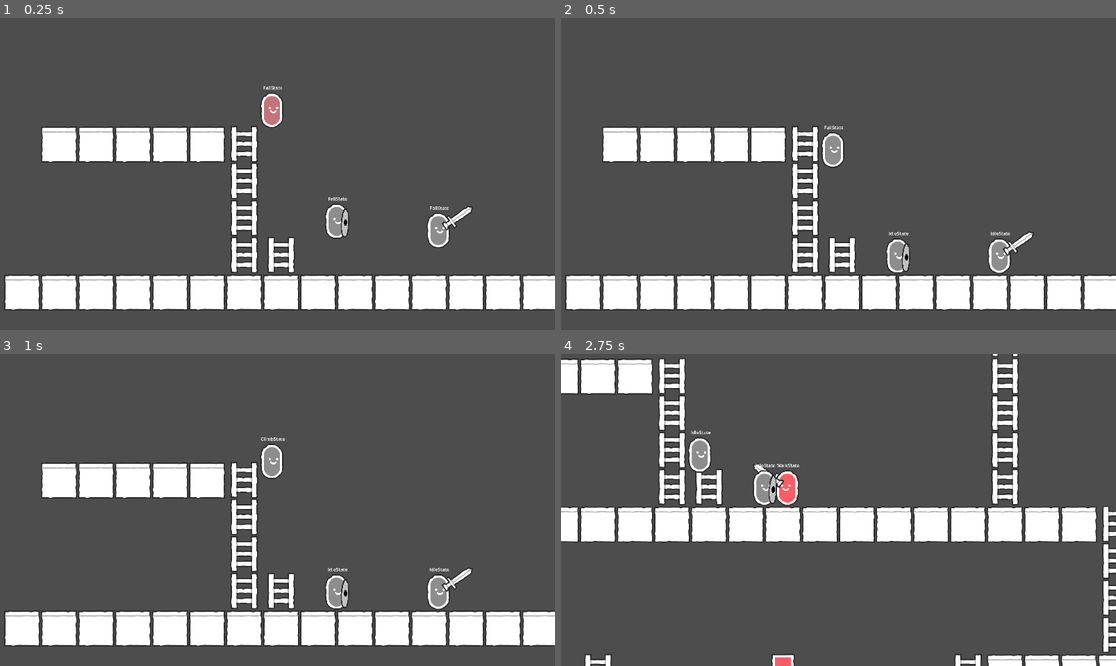
Above: before the commit, frames 1-4 (two rows, left to right).
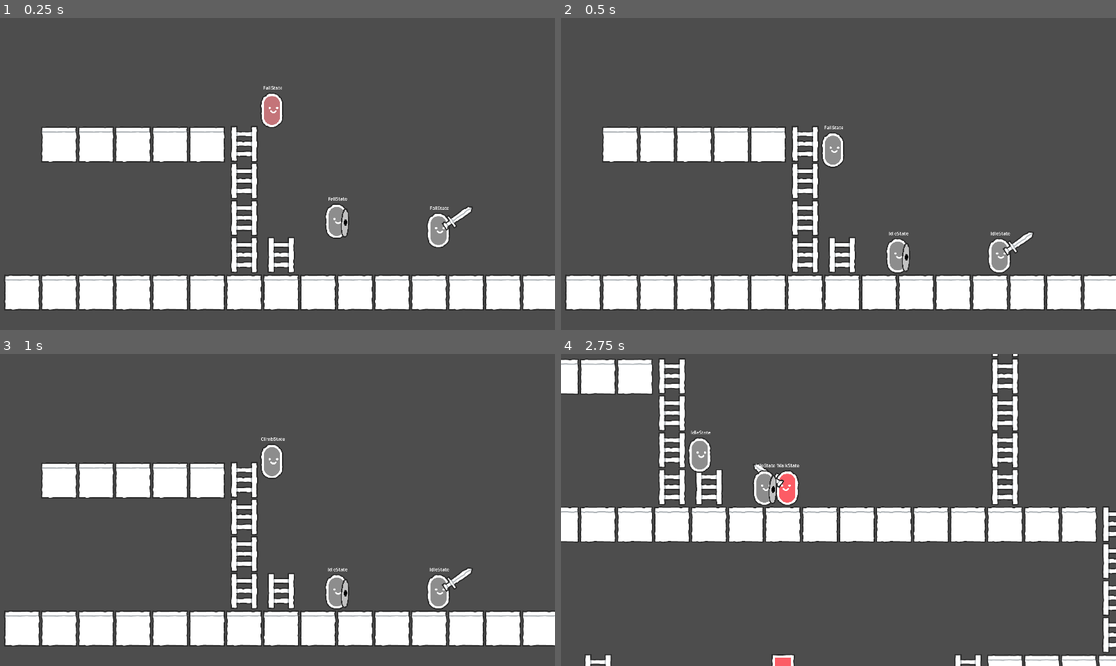
Above: after the commit, the same moments.

Repository: unoctanium/lv2d-1
Game: Godot game, scene res://world.tscn
Two runs of this game, one before a commit and one after it. Both use one fixed random seed, a clock stepped at 60 frames per second and the inputs below.
Inputs:
- Up to frame 1 (0.25 s): no input
- Up to frame 2 (0.5 s): no input
- Up to frame 3 (1 s): tap Enter (player_action_2) at 0.5 s; hold Up (player_up) from 0.53 s (still down); tap Space (player_action_1) at 0.6 s
- Up to frame 4 (2.75 s): tap Enter (player_action_2) at 1.35 s; tap Space (player_action_1) at 2 s; release Up (player_up) at 2.03 s; hold Left (player_left) from 2.03 s (still down); hold Tab (player_select_next) from 2.03 s (still down)

Frame 1 is identical in both runs. In frame 2, less than 0.1% of the frame differs, in the area x 58-85%, y 68-82%; in frame 3, less than 0.1%; in frame 4, 0.7%, in the area x 0-100%, y 0-100%.

Commit message:
transferred

Diff:
--- a/character_manager/character_manager.gd
+++ b/character_manager/character_manager.gd
@@ -66,9 +66,12 @@
 	_character = spawn_character(scene_jumper, spawn_jumper, 0)
 	_character.can_jump = true
 	_character.can_dash = true
-	_character.set_collision_layer_value(1, true)
-	_character.set_collision_layer_value(2, false)
-	_character.set_collision_layer_value(3, false)
+	#_character.set_collision_layer_value(1, true)
+	#_character.set_collision_layer_value(2, false)
+	#_character.set_collision_layer_value(3, false)
+	_character.set_collision_mask_value(16, true) # detect climbable walls
+	_character.set_collision_mask_value(17, true) # detect ropes
+
 
 	_character = spawn_character(scene_fighter, spawn_fighter, 1)
 	_character.can_hit = true
@@ -76,9 +79,9 @@
 	_character.weapon_manger.has_hit = true
 	_character.weapon_manger.has_shoot = true
 	_character.weapon_manger.mount_hit()
-	_character.set_collision_layer_value(1, false)
-	_character.set_collision_layer_value(2, true)
-	_character.set_collision_layer_value(3, false)
+	#_character.set_collision_layer_value(1, false)
+	#_character.set_collision_layer_value(2, true)
+	#_character.set_collision_layer_value(3, false)
 
 
 	_character = spawn_character(scene_tank, spawn_tank, 2)
@@ -87,10 +90,12 @@
 	_character.shield_manager.has_shield = true
 	_character.shield_manager.mount_shield(true)
 	_character.set_crawling(false)
-	_character.set_collision_layer_value(1, false)
-	_character.set_collision_layer_value(2, false)
-	_character.set_collision_layer_value(3, true)
-	_character.set_collision_mask_value(7, false)
+	#_character.set_collision_layer_value(1, false)
+	#_character.set_collision_layer_value(2, false)
+	#_character.set_collision_layer_value(3, true)
+	_character.set_collision_mask_value(23, false) # avoid detecting own top-shield
+	_character.set_collision_mask_value(16, true) # detect movable blocks
+
 
 
 
--- a/character_manager/characters/character_base.gd
+++ b/character_manager/characters/character_base.gd
@@ -62,6 +62,10 @@
 # Crawling Management
 @onready var _collision_standing = $CollisionStanding
 @onready var _collision_crawling = $CollisionCrawling
+@onready var _hitbox_standing = $HitboxStanding/CollisionShape2D
+@onready var _hitbox_crawling = $HitboxCrawling/CollisionShape2D
+@onready var _ceiling_check_area = $CeilingCheck
+
 
 #tilemap data
 #var tilemap: TileMapLayer
@@ -205,6 +209,10 @@
 	_collision_standing.visible = not crawling
 	_collision_crawling.disabled = not crawling
 	_collision_crawling.visible = crawling
+	_hitbox_standing.disabled = crawling
+	_hitbox_standing.visible = not crawling
+	_hitbox_crawling.disabled = not crawling
+	_hitbox_crawling.visible = crawling
 	shield_manager.mount_shield(not crawling)
 	#if character.has_animation("crawl"):
 	if crawling:
@@ -213,8 +221,10 @@
 		animated_sprite.play("idle")
 
 
-
-
+func can_stand() -> bool:
+	return _ceiling_check_area.get_overlapping_bodies().is_empty()
+
+"""
 func can_stand() -> bool:
 	var shape = RectangleShape2D.new()
 	shape.extents = Vector2(40, 128)  # Match your standing shape
@@ -228,7 +238,7 @@
 	var result = get_world_2d().direct_space_state.intersect_shape(params)
 	print(result)
 	return result.is_empty()
-
+"""
 
 func is_on_ladder() -> bool:
 	return ray_ladder_front.is_colliding()
@@ -285,3 +295,7 @@
 			shield_manager.face_direction(facing_direction)
 		if weapon_manger.has_hit or weapon_manger.has_shoot:
 			weapon_manger.face_direction(facing_direction)
+
+func take_damage(amount: int) -> void:
+	print("Player took damage: ", amount)
+	# Add health logic here
--- a/character_manager/characters/character_state_machine/crawl_state.gd
+++ b/character_manager/characters/character_state_machine/crawl_state.gd
@@ -15,6 +15,12 @@
 
 func physics_update(delta):
 
+		# Try to stand up if the player releases the crawl input
+	if character.input_action1 and allow_exit and character.can_stand():
+		character.input_action1 = false
+		character.state_machine.switch_state("IdleState")
+		return
+
 	if not character.input_action1:
 		allow_exit = true
 
@@ -24,12 +30,15 @@
 
 	elif not character.is_grounded():
 		character.state_machine.switch_state("FallState")
+		return
 
 	elif character.is_on_ladder() and character.input_dir.y != 0:
 		character.state_machine.switch_state("ClimbState")
+		return
 
 	elif character.is_on_ladder_top() and character.input_dir.y > 0:
 		character.state_machine.switch_state("ClimbState")
+		return
 
 	elif character.input_dir.x != 0:
 		character.velocity.x = character.input_dir.x * character.crawl_speed
@@ -38,7 +47,3 @@
 	else:
 		character.velocity.x = 0
 		character.velocity.y = 0
-
-	# Try to stand up if the player releases the crawl input
-	if character.input_action1 and allow_exit:# and character.can_stand():
-		character.state_machine.switch_state("IdleState")
--- a/character_manager/characters/character_template.tscn
+++ b/character_manager/characters/character_template.tscn
@@ -1,13 +1,16 @@
-[gd_scene load_steps=11 format=3 uid="uid://5kcfaq5d83ed"]
+[gd_scene load_steps=14 format=3 uid="uid://5kcfaq5d83ed"]
 
-[ext_resource type="Texture2D" uid="uid://b8b3ptuaygs13" path="res://sprites/spritesheet_retina.png" id="1_0q85a"]
+[ext_resource type="Texture2D" uid="uid://c3gqx5n8f122o" path="res://sprites/spritesheet_retina.png" id="1_0q85a"]
 [ext_resource type="Script" uid="uid://dtsxr0wa8jsaf" path="res://character_manager/characters/character_base.gd" id="1_eu50f"]
 [ext_resource type="PackedScene" uid="uid://boyv7f5mhv6a1" path="res://character_manager/characters/character_state_machine/character_state_machine.tscn" id="3_0kt0h"]
 [ext_resource type="PackedScene" uid="uid://c8pwesl0l4fdr" path="res://character_manager/characters/shield_manager.tscn" id="4_aqj72"]
 [ext_resource type="PackedScene" uid="uid://u4wq3o8q7abb" path="res://character_manager/characters/weapon_manager.tscn" id="4_isgfy"]
 
+[sub_resource type="RectangleShape2D" id="RectangleShape2D_1v3gq"]
+size = Vector2(80, 123)
+
 [sub_resource type="RectangleShape2D" id="RectangleShape2D_0kt0h"]
-size = Vector2(74, 122)
+size = Vector2(73, 80)
 
 [sub_resource type="AtlasTexture" id="AtlasTexture_isgfy"]
 atlas = ExtResource("1_0q85a")
@@ -37,24 +40,29 @@
 }]
 
 [sub_resource type="RectangleShape2D" id="RectangleShape2D_isgfy"]
-size = Vector2(74, 122)
+size = Vector2(78, 123)
+
+[sub_resource type="RectangleShape2D" id="RectangleShape2D_l1eee"]
+size = Vector2(77, 65)
+
+[sub_resource type="RectangleShape2D" id="RectangleShape2D_qyl5o"]
+size = Vector2(81, 123)
 
 [node name="CharacterTemplate" type="CharacterBody2D" groups=["player"]]
 z_index = 10
-collision_layer = 0
-collision_mask = 328
+collision_mask = 4200452
 script = ExtResource("1_eu50f")
-metadata/_edit_lock_ = true
 
 [node name="CollisionStanding" type="CollisionShape2D" parent="."]
 position = Vector2(0, -65)
-shape = SubResource("RectangleShape2D_0kt0h")
+shape = SubResource("RectangleShape2D_1v3gq")
 metadata/_edit_lock_ = true
 
 [node name="CollisionCrawling" type="CollisionShape2D" parent="."]
 position = Vector2(0, -40)
 rotation = 1.5708
 shape = SubResource("RectangleShape2D_0kt0h")
+metadata/_edit_lock_ = true
 
 [node name="AnimatedSprite2D" type="AnimatedSprite2D" parent="."]
 position = Vector2(0, -64)
@@ -63,6 +71,7 @@
 metadata/_edit_lock_ = true
 
 [node name="CharacterStateMachine" parent="." instance=ExtResource("3_0kt0h")]
+metadata/_edit_lock_ = true
 
 [node name="Label" type="Label" parent="."]
 offset_left = -40.0
@@ -72,29 +81,53 @@
 text = "Label"
 horizontal_alignment = 1
 vertical_alignment = 1
+metadata/_edit_lock_ = true
 
 [node name="DownCast" type="RayCast2D" parent="."]
 position = Vector2(0, -24)
 target_position = Vector2(0, 23)
-collision_mask = 16
+collision_mask = 8
 hit_from_inside = true
+metadata/_edit_lock_ = true
 
 [node name="FrontCast" type="RayCast2D" parent="."]
 position = Vector2(-40, -64)
 target_position = Vector2(80, 0)
-collision_mask = 16
+collision_mask = 8
 hit_from_inside = true
+metadata/_edit_lock_ = true
 
 [node name="WeaponManager" parent="." instance=ExtResource("4_isgfy")]
+position = Vector2(0, -64)
 metadata/_edit_lock_ = true
 
 [node name="ShieldManager" parent="." instance=ExtResource("4_aqj72")]
 metadata/_edit_lock_ = true
 
-[node name="HitboxStanding" type="Area2D" parent="."]
-collision_layer = 2048
-collision_mask = 512
+[node name="HitboxStanding" type="Area2D" parent="." groups=["player"]]
+collision_layer = 16
+collision_mask = 2080
 
 [node name="CollisionShape2D" type="CollisionShape2D" parent="HitboxStanding" groups=["player"]]
-position = Vector2(0, -65)
+position = Vector2(0, -65.5)
 shape = SubResource("RectangleShape2D_isgfy")
+
+[node name="HitboxCrawling" type="Area2D" parent="." groups=["player"]]
+collision_layer = 16
+collision_mask = 2080
+metadata/_edit_lock_ = true
+
+[node name="CollisionShape2D" type="CollisionShape2D" parent="HitboxCrawling" groups=["player"]]
+position = Vector2(-0.5, -38.5)
+shape = SubResource("RectangleShape2D_l1eee")
+metadata/_edit_lock_ = true
+
+[node name="CeilingCheck" type="Area2D" parent="."]
+collision_layer = 0
+collision_mask = 4
+metadata/_edit_lock_ = true
+
+[node name="CollisionShape2D" type="CollisionShape2D" parent="CeilingCheck" groups=["player"]]
+position = Vector2(0, -65.5)
+shape = SubResource("RectangleShape2D_qyl5o")
+metadata/_edit_lock_ = true
--- a/character_manager/characters/shield_manager.tscn
+++ b/character_manager/characters/shield_manager.tscn
@@ -1,10 +1,10 @@
 [gd_scene load_steps=9 format=3 uid="uid://c8pwesl0l4fdr"]
 
 [ext_resource type="Script" uid="uid://cyqucf56djyo0" path="res://character_manager/characters/shield_manager.gd" id="1_lwfm6"]
-[ext_resource type="Texture2D" uid="uid://b8b3ptuaygs13" path="res://sprites/spritesheet_retina.png" id="2_78qe8"]
+[ext_resource type="Texture2D" uid="uid://c3gqx5n8f122o" path="res://sprites/spritesheet_retina.png" id="2_78qe8"]
 
 [sub_resource type="RectangleShape2D" id="RectangleShape2D_aqj72"]
-size = Vector2(20, 122)
+size = Vector2(22, 122)
 
 [sub_resource type="AtlasTexture" id="AtlasTexture_isgfy"]
 atlas = ExtResource("2_78qe8")
@@ -43,11 +43,11 @@
 script = ExtResource("1_lwfm6")
 
 [node name="FrontShield" type="StaticBody2D" parent="."]
-collision_layer = 32
-collision_mask = 768
+collision_layer = 512
+collision_mask = 34
 
 [node name="CollisionShape2D" type="CollisionShape2D" parent="FrontShield"]
-position = Vector2(32, -65)
+position = Vector2(33, -65)
 shape = SubResource("RectangleShape2D_aqj72")
 
 [node name="AnimatedSprite2D" type="AnimatedSprite2D" parent="FrontShield"]
@@ -56,8 +56,8 @@
 offset = Vector2(-16, 0)
 
 [node name="GlideShield" type="StaticBody2D" parent="."]
-collision_layer = 64
-collision_mask = 771
+collision_layer = 4194816
+collision_mask = 33
 
 [node name="CollisionShape2D" type="CollisionShape2D" parent="GlideShield"]
 position = Vector2(0, -130)
--- a/character_manager/characters/weapon_manager.gd
+++ b/character_manager/characters/weapon_manager.gd
@@ -8,8 +8,6 @@
 
 @export var hit_top_deg = 55 # -90 + 55 = -35
 @export var hit_btm_deg = 145
-
-
 
 var _is_mounted_hit = false
 var _hit_ready = true
@@ -93,6 +91,7 @@
 		offset.x = offset.x * horizontal_dir
 		arrow.global_position = global_position + offset
 		arrow.direction = Vector2.LEFT if horizontal_dir < 0 else Vector2.RIGHT
+		arrow.source = "player"
 		get_tree().current_scene.add_child(arrow)
 
 func hit_sword(horizontal_dir: int): # 1 for right, -1 left
@@ -116,10 +115,10 @@
 	tween.tween_callback(_on_sword_swing_complete)
 
 func _on_weapon_hit_area_entered(area: Area2D) -> void:
-	print("hit")
 	if area.is_in_group("enemy"):
-		print("Enemy hit!")
-		# Optional: area.get_parent().take_damage()
+		if area.get_parent().has_method("take_damage"):
+			area.get_parent().take_damage(10)
+		#print("Enemy hit!")
 
 func _on_sword_swing_complete() -> void:
 	#weapon_hit.visible = false
--- a/character_manager/characters/weapon_manager.tscn
+++ b/character_manager/characters/weapon_manager.tscn
@@ -38,13 +38,12 @@
 }]
 
 [node name="WeaponManager" type="Node2D"]
-position = Vector2(0, -64)
 script = ExtResource("1_shgbi")
 arrow_scene = ExtResource("2_8dm8v")
 
 [node name="WeaponHit" type="Area2D" parent="."]
-collision_layer = 1024
-collision_mask = 256
+collision_layer = 64
+collision_mask = 128
 
 [node name="AnimatedSprite2D" type="AnimatedSprite2D" parent="WeaponHit"]
 position = Vector2(86, 0)
--- a/enemy_manager/enemies/enemy_base.gd
+++ b/enemy_manager/enemies/enemy_base.gd
@@ -1,11 +1,7 @@
 extends CharacterBody2D
 class_name EnemyBase
 
-# Called when the node enters the scene tree for the first time.
-func _ready() -> void:
-	pass # Replace with function body.
 
 
-# Called every frame. 'delta' is the elapsed time since the previous frame.
-func _process(delta: float) -> void:
-	pass
+func take_damage(amount: int):
+	print("Enemy took %d damage" % amount)
--- a/enemy_manager/enemies/enemy_template.tscn
+++ b/enemy_manager/enemies/enemy_template.tscn
@@ -1,7 +1,9 @@
-[gd_scene load_steps=7 format=3 uid="uid://clc7q5oao6ps"]
+[gd_scene load_steps=9 format=3 uid="uid://clc7q5oao6ps"]
 
 [ext_resource type="Script" uid="uid://4waqbcobuv4w" path="res://enemy_manager/enemies/enemy_base.gd" id="1_etlf2"]
-[ext_resource type="Texture2D" uid="uid://b8b3ptuaygs13" path="res://sprites/spritesheet_retina.png" id="2_j6h0d"]
+[ext_resource type="Texture2D" uid="uid://c3gqx5n8f122o" path="res://sprites/spritesheet_retina.png" id="2_j6h0d"]
+[ext_resource type="Script" uid="uid://vr3e1nhkwgri" path="res://enemy_manager/enemies/enemy_weapon_manager.gd" id="3_riobi"]
+[ext_resource type="PackedScene" uid="uid://bsmqt4uflx50g" path="res://projectile_manager/projectiles/projectile_arrow.tscn" id="4_in1ad"]
 
 [sub_resource type="RectangleShape2D" id="RectangleShape2D_riobi"]
 size = Vector2(80, 128)
@@ -25,8 +27,8 @@
 size = Vector2(80, 128)
 
 [node name="EnemyTemplate" type="CharacterBody2D" groups=["enemy"]]
-collision_layer = 256
-collision_mask = 104
+collision_layer = 2
+collision_mask = 516
 script = ExtResource("1_etlf2")
 
 [node name="CollisionShape2D" type="CollisionShape2D" parent="."]
@@ -36,10 +38,16 @@
 sprite_frames = SubResource("SpriteFrames_6db5k")
 metadata/_edit_lock_ = true
 
-[node name="HurtBox" type="Area2D" parent="."]
-collision_layer = 256
-collision_mask = 1152
+[node name="HurtBox" type="Area2D" parent="." groups=["enemy"]]
+collision_layer = 128
+collision_mask = 1088
 metadata/_edit_lock_ = true
 
 [node name="CollisionShape2D" type="CollisionShape2D" parent="HurtBox"]
 shape = SubResource("RectangleShape2D_j6h0d")
+
+[node name="EnemyWeaponManager" type="Node2D" parent="."]
+script = ExtResource("3_riobi")
+arrow_scene = ExtResource("4_in1ad")
+
+[node name="EnemyArrowTurret" type="Node2D" parent="EnemyWeaponManager"]
--- /dev/null
+++ b/enemy_manager/enemies/enemy_weapon_manager.gd
@@ -0,0 +1,30 @@
+extends Node2D
+class_name EnemyWeaponManager
+
+# weapon manager needs to be attached to CharacterBody2D player scene to be able to use weapons
+
+@export var has_shoot = true
+
+@export var arrow_scene: PackedScene
+@export var arrow_spawn_offset := Vector2(0,0) #Adjust if needed
+@export var shoot_interval := 5.0
+var shoot_timer := 0.0
+
+func _ready():
+	pass
+
+func _process(delta):
+	shoot_timer += delta
+	if shoot_timer >= shoot_interval:
+		shoot_timer = 0.0
+		shoot_arrow(1)
+
+func shoot_arrow(horizontal_dir: int): # 1 for right, -1 left
+	if arrow_scene and has_shoot:
+		var arrow = arrow_scene.instantiate()
+		var offset = Vector2(arrow_spawn_offset)
+		offset.x = offset.x * horizontal_dir
+		arrow.global_position = global_position + offset
+		arrow.direction = Vector2.LEFT if horizontal_dir < 0 else Vector2.RIGHT
+		arrow.source = "enemy"
+		get_tree().current_scene.add_child(arrow)
--- a/projectile_manager/projectiles/projectile_arrow.gd
+++ b/projectile_manager/projectiles/projectile_arrow.gd
@@ -1,36 +1,60 @@
 extends Area2D
 class_name ProjectileArrow
 
+@export_enum("player", "enemy") var source: String = "player"
 @onready var self_destruct_timer = $SelfDestructTimer
-
 @export var speed := 600.0
 var direction := Vector2.RIGHT  # Or LEFT depending on where the player is facing
 
+
+
+
 func _ready():
-	#connect("area_entered", _on_area_entered)
+	connect("area_entered", _on_area_entered)
 	connect("body_entered", _on_body_entered)
+
 	$AnimatedSprite2D.flip_h = true if direction.x < 0 else false
+	self_destruct_timer.timeout.connect(_on_self_destruct_timeout)
 
-	self_destruct_timer.timeout.connect(_on_self_destruct_timeout)
+	if source == "player":
+		print("p")
+		set_collision_layer_value(7, true) # I am a plkayer bullet
+		set_collision_mask_value(8, true) # detecting enemy hitbox
+		#
+		set_collision_layer_value(6, false)
+		set_collision_mask_value(5, false)
+		set_collision_mask_value(10, false)
+	else:
+		print("e")
+		set_collision_layer_value(7, false)
+		set_collision_mask_value(8, false)
+		#
+		set_collision_layer_value(6, true) # I am an enemy bullet
+		set_collision_mask_value(5, true) # detecting player hitbox
+		set_collision_mask_value(10, false) # and detecting player shields
+
+
 
 func _process(delta):
 	position += direction * speed * delta
 
-"""
 func _on_area_entered(area: Area2D) -> void:
-	print("area collision")
-	if area.is_in_group("enemy") or area.is_in_group("platform"):
+	if source == "player" and area.is_in_group("enemy"):
+		if area.get_parent().has_method("take_damage"):
+			area.get_parent().take_damage(10)
 		queue_free()
-"""
+	elif source == "enemy" and area.is_in_group("player"):
+		if area.get_parent().has_method("take_damage"):
+			area.get_parent().take_damage(10)
+		queue_free()
+
 
 func _on_body_entered(body: Node) -> void:
-	#print("body collision")
-	#print(body.get_groups())
-	if body.is_in_group("enemy"):
-		print("arrow hit enemy in projectile_arrow.gd")
+	if body.is_in_group("platform"):
+		#print("arrow hit platform in projectile_arrow.gd")
 		queue_free()
-	elif body.is_in_group("platform"):
-		print("arrow hit platform in projectile_arrow.gd")
+	else:
+		print("other")
 		queue_free()
 
 func _on_self_destruct_timeout():
--- a/projectile_manager/projectiles/projectile_arrow.tscn
+++ b/projectile_manager/projectiles/projectile_arrow.tscn
@@ -22,8 +22,8 @@
 }]
 
 [node name="ProjectileArrow" type="Area2D"]
-collision_layer = 128
-collision_mask = 264
+collision_layer = 64
+collision_mask = 131204
 script = ExtResource("1_6jycy")
 
 [node name="CollisionShape2D" type="CollisionShape2D" parent="."]
--- a/tilesets/tileset_1.tres
+++ b/tilesets/tileset_1.tres
@@ -128,8 +128,8 @@
 
 [resource]
 tile_size = Vector2i(128, 128)
-physics_layer_0/collision_layer = 8
+physics_layer_0/collision_layer = 4
 physics_layer_0/collision_mask = 0
-physics_layer_1/collision_layer = 16
+physics_layer_1/collision_layer = 8
 physics_layer_1/collision_mask = 0
 sources/1 = SubResource("TileSetAtlasSource_7a30b")
Not shown: 1 places in character_manager/characters/weapon_manager.tscn that only renumber resources
Not shown, added: enemy_manager/enemies/enemy_weapon_manager.gd.uid
Not shown: 1 places in projectile_manager/projectiles/projectile_arrow.tscn that only renumber resources
Not shown: 1 places in tilesets/tileset_1.tres that only renumber resources
